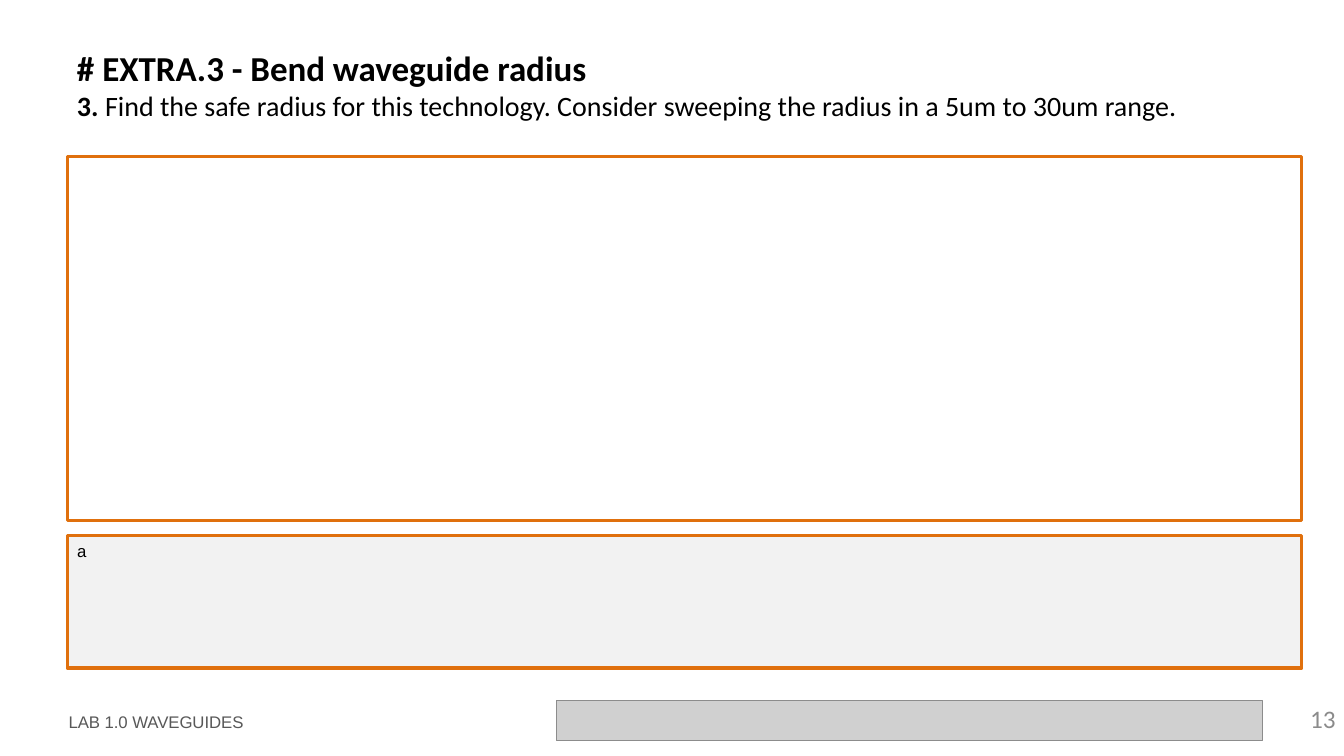
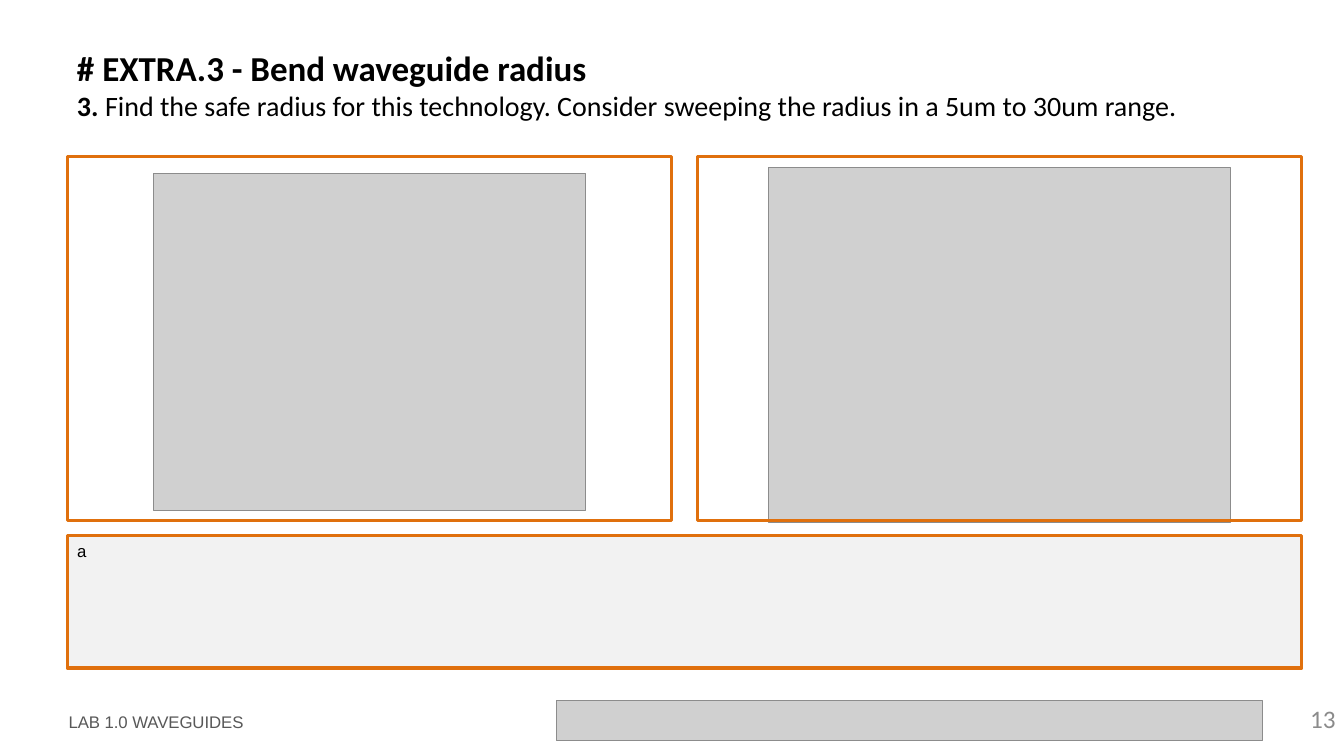
Before and after one commit to jllanoh/cifoin-lab1, a slide deck: slide 13 of LabBook_10.pptx. Drawn at 1344x756 pixels with LibreOffice and Linux fonts; fonts in the diff are those of the drawing; grey boxes stand for pictures; background and template pictures are left out. Boxes give left, top, right and bottom in pixels: in the first picture for what was removed or moved away, otherwise in the second. Text is boxed around its words. In the diff, an @@ line names an element or a change of style, - is before the commit and + after.

```diff
--- a/LabBook_10.pptx
+++ b/LabBook_10.pptx
@@ rectangle: place and size @@
-rectangle at (68, 156, 1303, 521)
+rectangle at (68, 156, 673, 521)
@@ picture added at (153, 173, 586, 510) @@
@@ rectangle added at (698, 156, 1303, 521), outline #E0700D 2.25 pt @@
@@ picture added at (768, 167, 1231, 522) @@
```
Also in this commit, not shown: 4 other slides changed, 2 other files.
